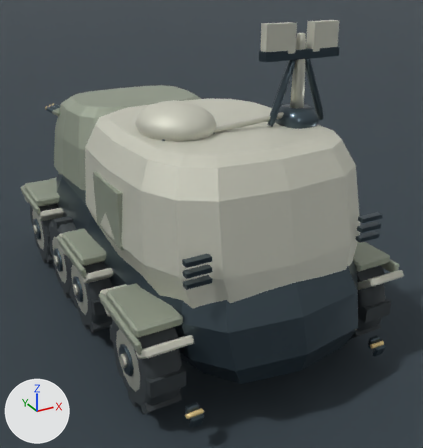
The Blender file content/source-art/overlordcommandhq-rigged.blend as it was, and as the next commit left it.
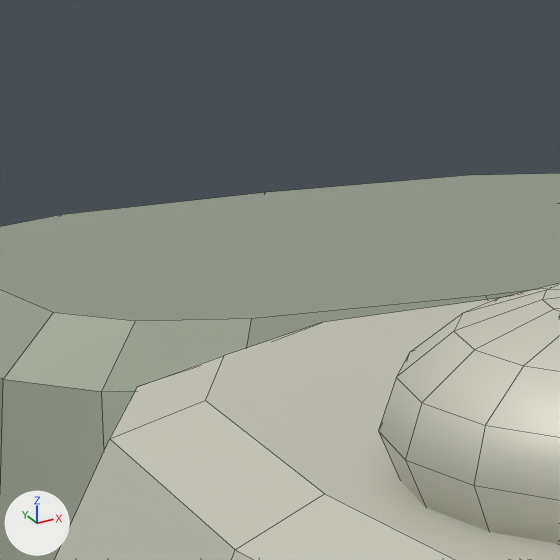
The first picture shows the older version from a camera (50 mm lens) standing at (-2.42, -5.05, 3.31) and looking at (0.19, -0.3, 0.94). The close-ups show the older and then the newer version on the part from 19% to 38% of the width and 13% to 32% of the height of that picture. Only the edits that show in the close-ups are written down. The lights are fixed; the arrows at lower left show +X, +Y and +Z. The close-ups show mesh edges as thin lines.

In view in the first close-up: 'OverlordCommandHQArmor_ArmoredCabShell', 'OverlordCommandHQArmor_CommandShelterShell', 'OverlordCommandHQSensor_SatcomRadome', 'PreviewFloor'.
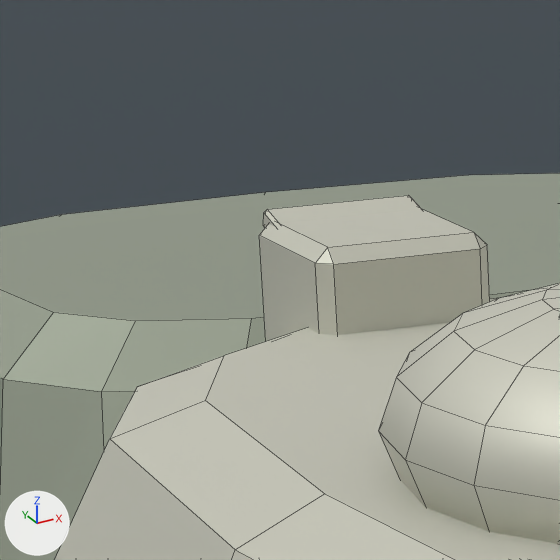
Where the change shows, as pixel boxes (x1, y1, x2, y2) in the close-ups (560 x 560 px):
'OverlordCommandHQSensor_PanoramicSight_OpticHead', added
    after: (259, 209, 490, 341)
'OverlordCommandHQSensor_PanoramicSight_HoodBrow', added
    after: (263, 195, 421, 227)

What the commit changed:
Mesh me_overlordcommandhqsensor_panoramicsight_hoodbrow_mesh is new.
It has 24 vertices, 26 faces and spans x -0.114..0.114, y -0.047..0.047, z -0.025..0.025.
It uses material mat_overlordcommandhq_lightarmor (light grey #d1d1c2).
Mesh me_overlordcommandhqsensor_panoramicsight_optichead_mesh is new.
It has 24 vertices, 26 faces and spans x -0.13..0.13, y -0.13..0.13, z -0.119..0.119.
It uses material mat_overlordcommandhq_lightarmor (light grey #d1d1c2).
Object 'OverlordCommandHQSensor_PanoramicSight_HoodBrow' (ob_overlordcommandhqsensor_panoramicsight_hoodbrow) is new; it shows me_overlordcommandhqsensor_panoramicsight_hoodbrow_mesh.
Its location is (-0.34, 0.371, 2.186).
Object 'OverlordCommandHQSensor_PanoramicSight_OpticHead' (ob_overlordcommandhqsensor_panoramicsight_optichead) is new; it shows me_overlordcommandhqsensor_panoramicsight_optichead_mesh.
Its location is (-0.34, 0.28, 2.08).
